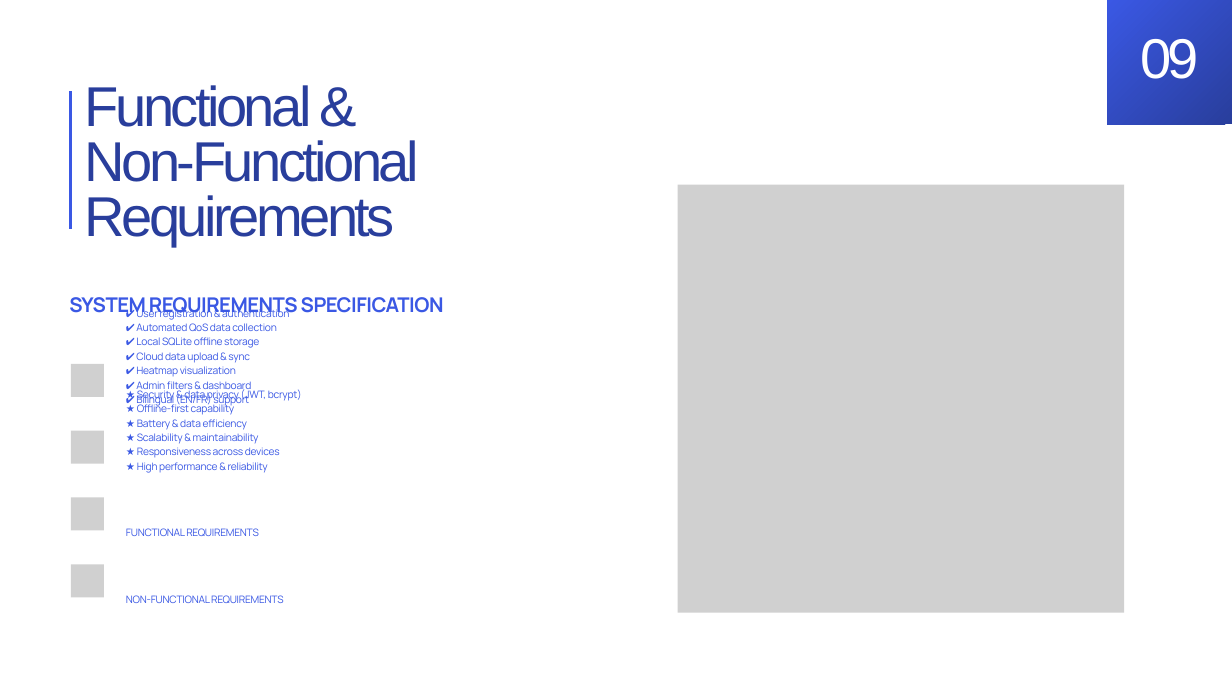
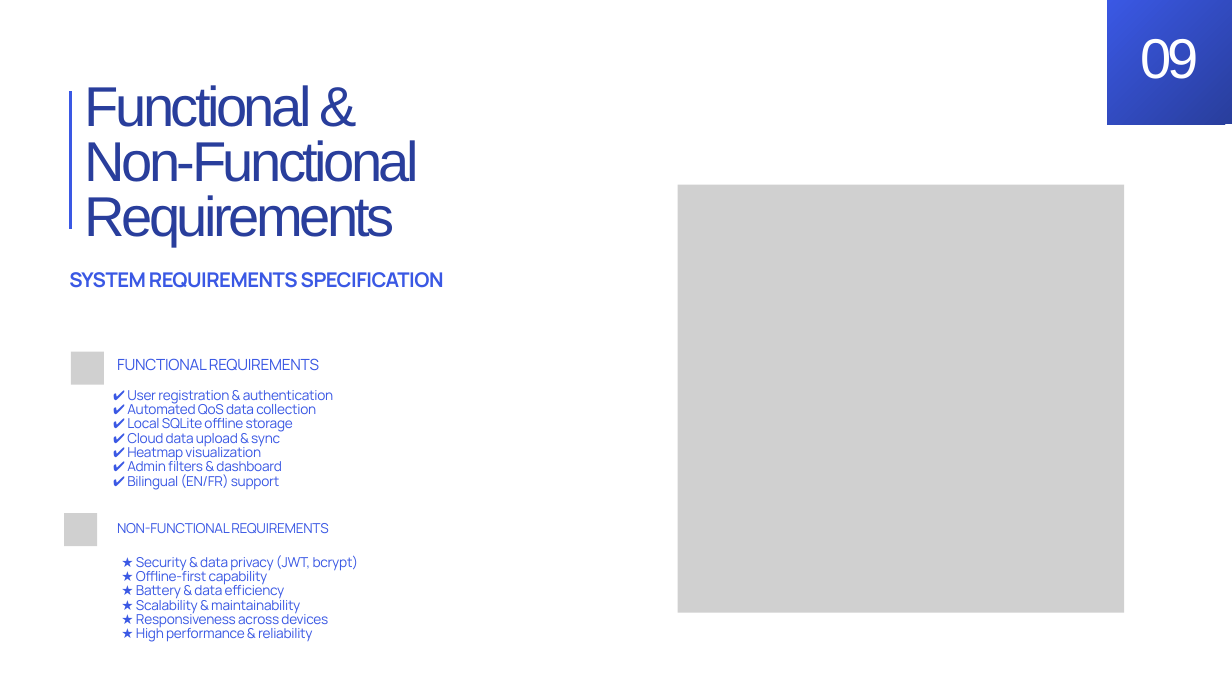
Before and after one commit to BrayanMorningstar237/CEF440_Group5, a slide deck: slide 7 of Final Report Group 5/Final PPT Group 5.pptx (slide 9 before the commit). Drawn at 1232x693 pixels with LibreOffice and Linux fonts; fonts in the diff are those of the drawing; grey boxes stand for pictures; background and template pictures are left out. Boxes give left, top, right and bottom in pixels: in the first picture for what was removed or moved away, otherwise in the second. Text is boxed around its words. In the diff, an @@ line names an element or a change of style, - is before the commit and + after.

```diff
--- a/Final Report Group 5/Final PPT Group 5.pptx
+++ b/Final Report Group 5/Final PPT Group 5.pptx
@@ text "SYSTEM REQUIREMENTS SPECIFICATION" rewrapped from bbox=[69, 297, 444, 319] to bbox=[69, 272, 444, 288] @@
@@ picture: place and size @@
-picture at bbox=[71, 364, 103, 397]
+picture at bbox=[71, 352, 103, 384]
@@ text "FUNCTIONAL REQUIREMENTS": place and size @@
-text "FUNCTIONAL REQUIREMENTS" at bbox=[126, 528, 259, 536]
+text "FUNCTIONAL REQUIREMENTS" at bbox=[117, 358, 319, 370]
@@ text "FUNCTIONAL REQUIREMENTS" at bbox=[117, 358, 319, 370]: size 12 to 18 pt @@
@@ text "✔ User registration & authentication": place and size @@
-text "✔ User registration & authentication" at bbox=[136, 307, 289, 406]
+text "✔ User registration & authentication" at bbox=[127, 390, 334, 490]
@@ picture removed at bbox=[71, 431, 103, 463] @@
@@ picture: place and size @@
-picture at bbox=[71, 497, 103, 530]
+picture at bbox=[64, 513, 97, 546]
@@ text "NON-FUNCTIONAL REQUIREMENTS": place and size @@
-text "NON-FUNCTIONAL REQUIREMENTS" at bbox=[126, 595, 284, 603]
+text "NON-FUNCTIONAL REQUIREMENTS" at bbox=[117, 523, 328, 533]
@@ picture removed at bbox=[71, 564, 103, 597] @@
@@ size 12 to 16 pt in 3 elements at bbox=[117, 523, 328, 533], bbox=[127, 390, 334, 490], bbox=[136, 555, 359, 642] @@
@@ text "★ Security & data privacy ...": place and size @@
-text "★ Security & data privacy ..." at bbox=[137, 388, 302, 473]
+text "★ Security & data privacy ..." at bbox=[136, 555, 359, 642]
```
Also in this commit, not shown: 7 other slides changed, 1 slide added, 2 slides removed.
